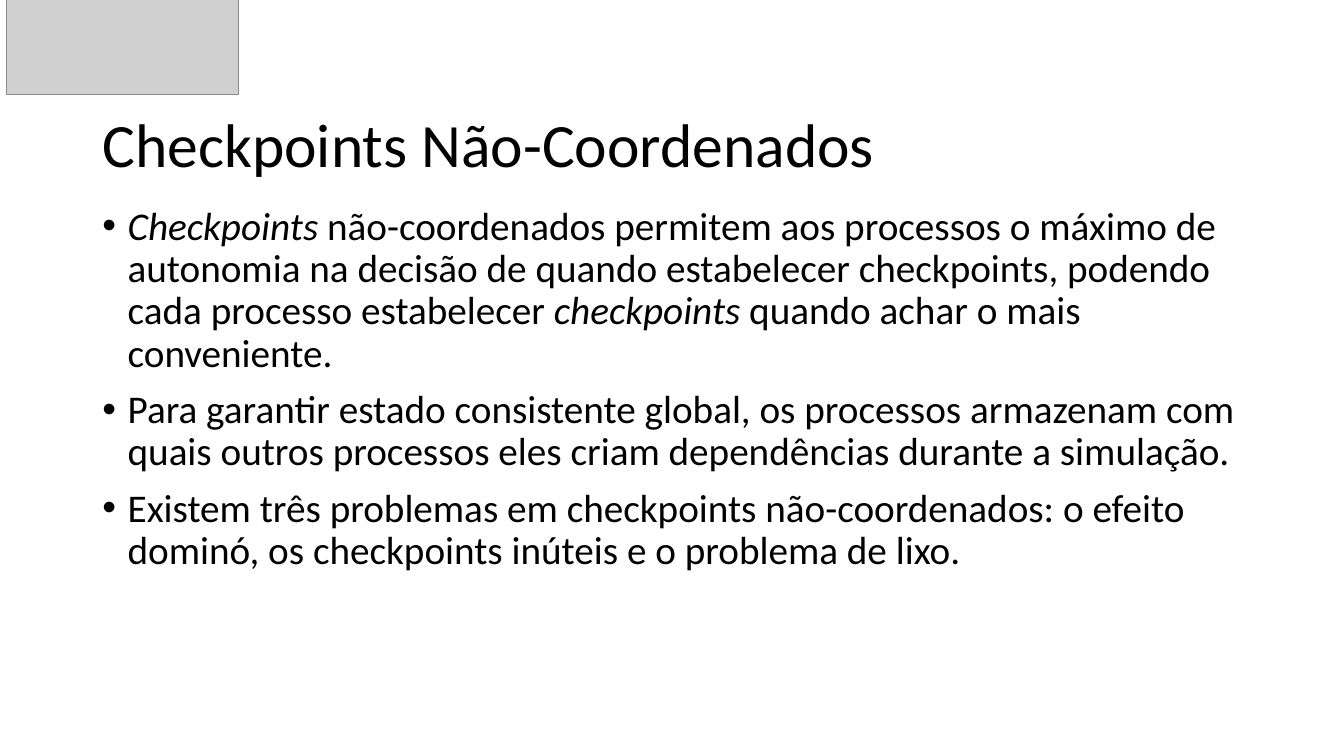
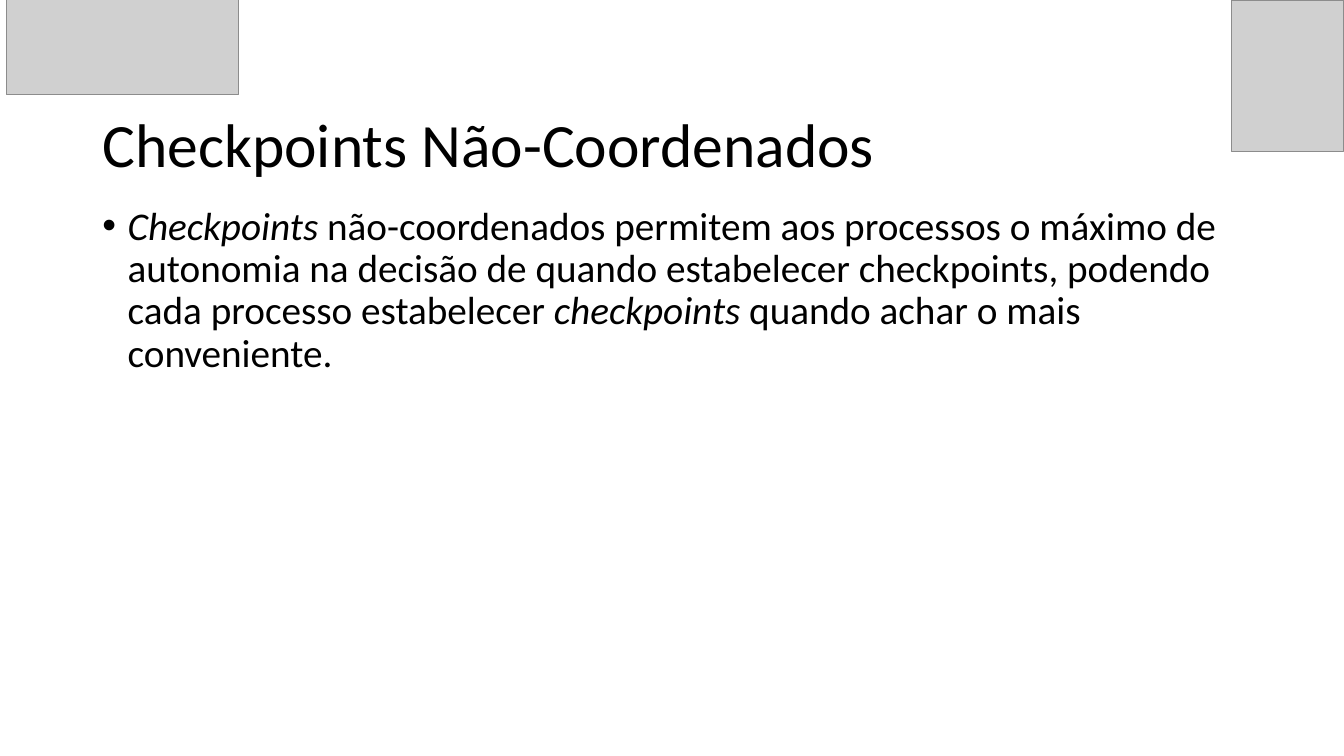
Before and after one commit to GuilhermeBizzani/TCC, a slide deck: slide 10 of Primeira apresentacao.pptx. Drawn at 1344x756 pixels with LibreOffice and Linux fonts; fonts in the diff are those of the drawing; grey boxes stand for pictures. Boxes give left, top, right and bottom in pixels: in the first picture for what was removed or moved away, otherwise in the second. Text is boxed around its words. In the diff, an @@ line names an element or a change of style, - is before the commit and + after.

```diff
--- a/Primeira apresentacao.pptx
+++ b/Primeira apresentacao.pptx
@@ picture added at [1232, 0, 1344, 151] @@
@@ text at [128, 395, 1234, 571]: paragraphs removed @@
-• Para garantir estado consistente global, os processos armazenam com quais outros processos eles criam dependências durante a simulação.
-• Existem três problemas em checkpoints não-coordenados: o efeito dominó, os checkpoints inúteis e o problema de lixo.
```
Also in this commit, not shown: 10 other slides changed, 5 slides added, 3 slides removed, 3 other files.
